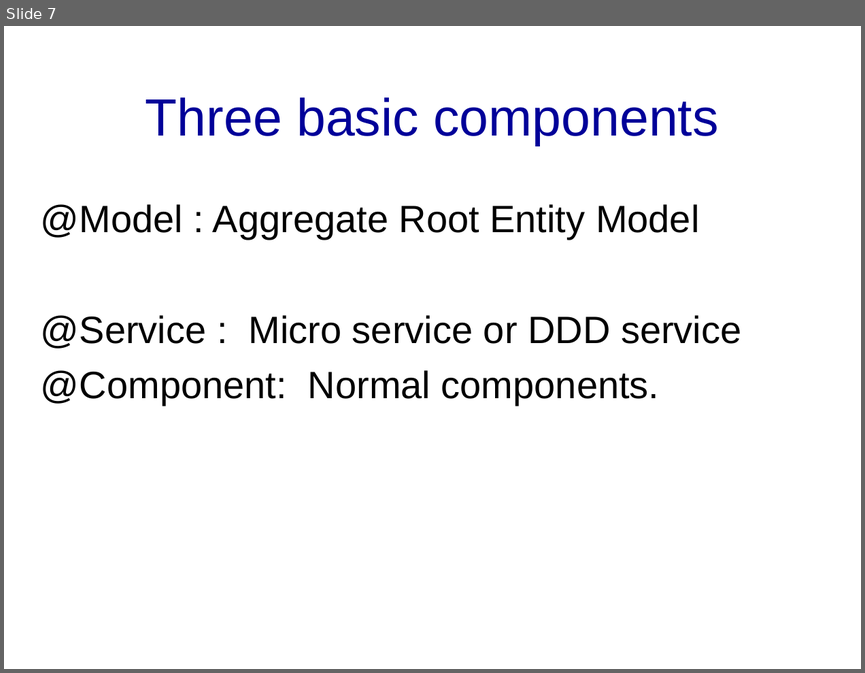
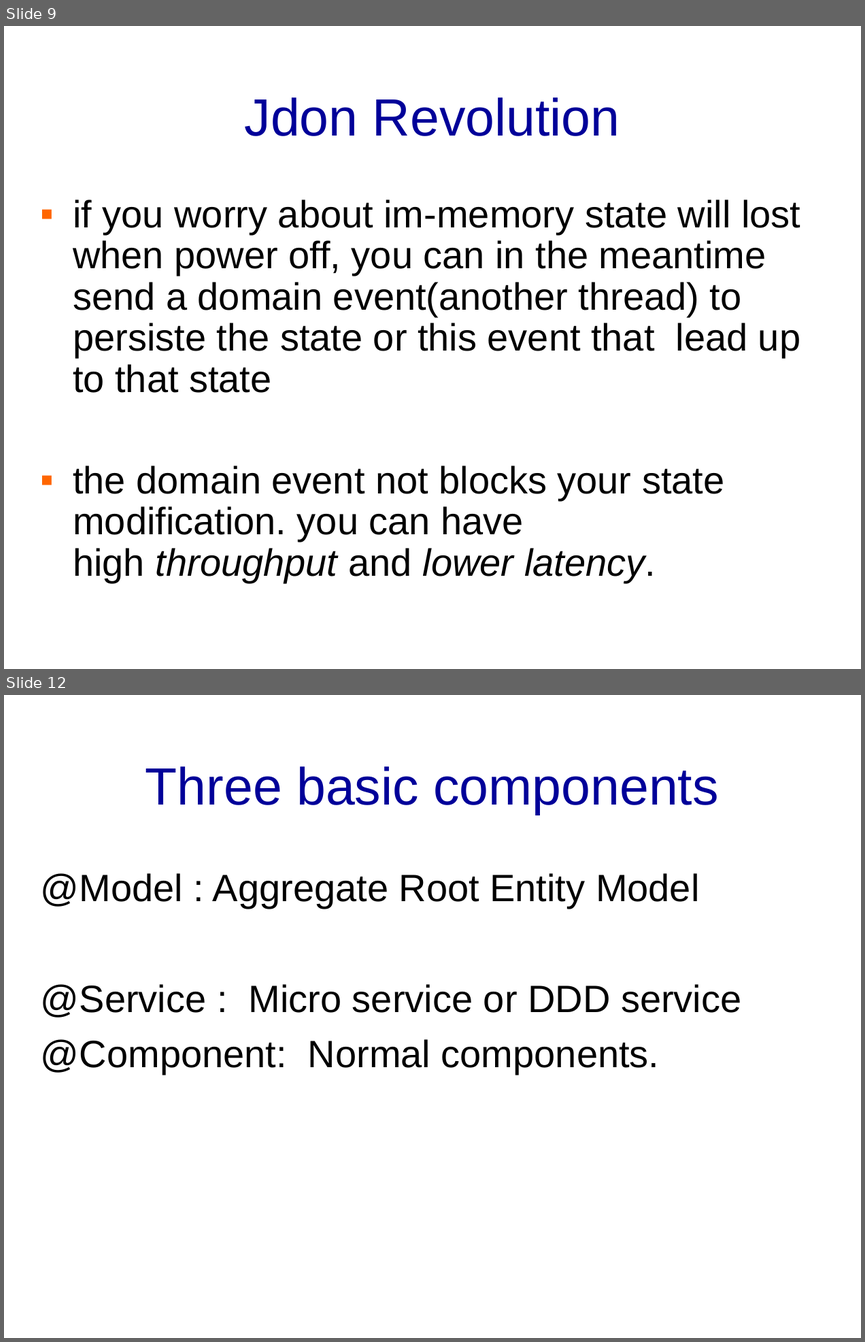
Before and after one commit to banq/banq.github.io, a slide deck: JdonFramework.ppt. Shown one above the other, each under a label of ours: slide 7 before the commit, slides 9 and 12 after it; the slides between them are not shown. The pictures are 865x673 and 865x1342 pixels, drawn with LibreOffice and Linux fonts; fonts in the diff are those of the drawing; background and template pictures are left out. Boxes give left, top, right and bottom in pixels: in the first picture for what was removed or moved away, otherwise in the second. Text is boxed around its words. In the diff, an @@ line names an element or a change of style, - is before the commit and + after.

```diff
--- a/JdonFramework.ppt
+++ b/JdonFramework.ppt
@@ slide 9 added at <box>4,26,861,669</box>, background picture (left out) @@
@@ title added at <box>245,97,620,136</box>, 44 pt, text #000099 @@
+Jdon Revolution
@@ text added at <box>73,199,800,583</box>, 32 pt, text #000000 @@
+▪ if you worry about im-memory state will lost when power off, you can in the meantime send a domain event(another thread) to persiste the state or this event that lead up to that state
+▪ the domain event not blocks your state modification. you can have high throughput and lower latency.
@@ what was slide 7 is now slide 12 @@
```
Also in this commit, not shown: 1 slide changed, 5 other slides added, 1 slide removed, 1 other file.
